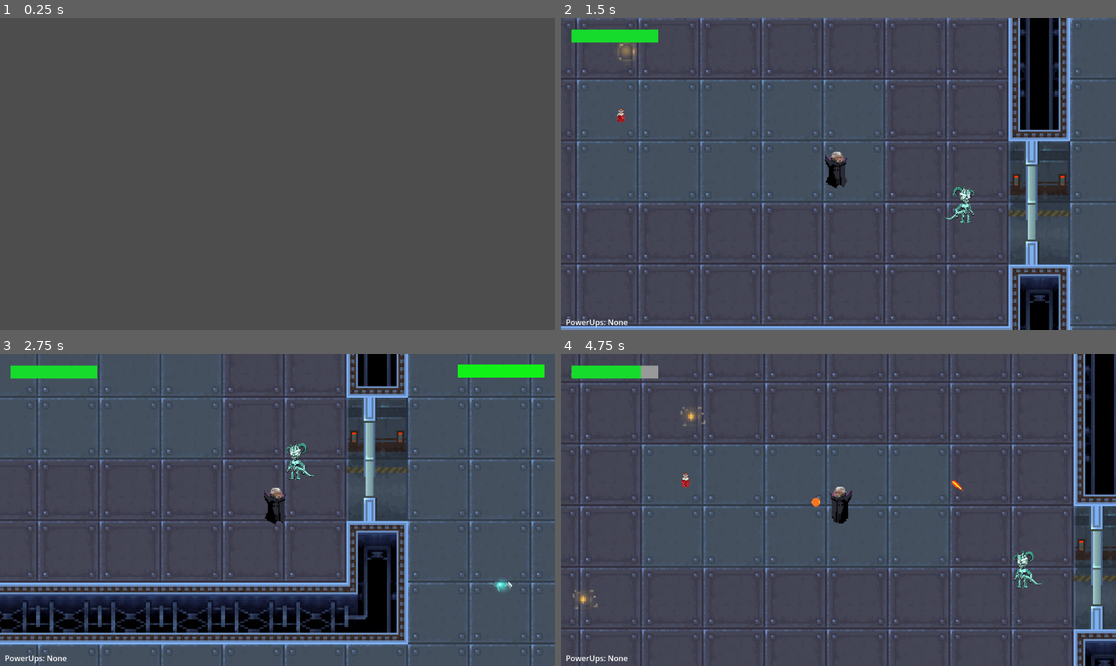
Above: before the commit, frames 1-4 (two rows, left to right).
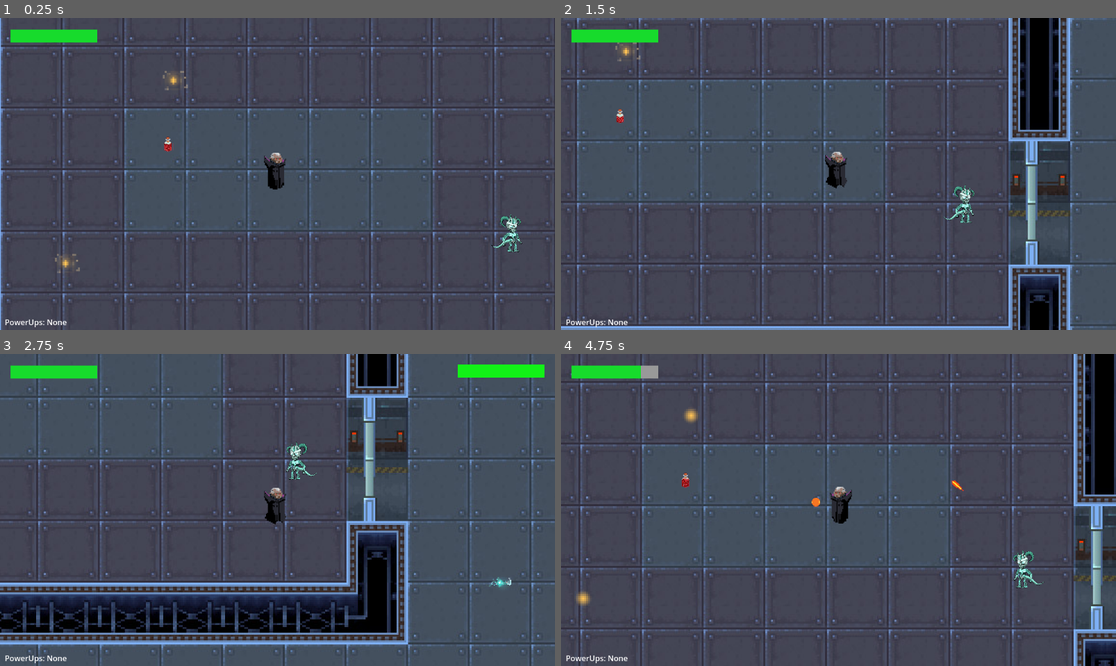
Above: after the commit, the same moments.

Repository: brianxiaodev/bloodmoon
Game: Godot game, scene res://scenes/intro_video.tscn
Same seed, same stepped clock (60 frames per second), same inputs: the game is played once before the commit and once after it. Video files are missing from this copy of the repository; at most half a second of black plays in their place.
Inputs:
- Up to frame 1 (0.25 s): no input
- Up to frame 2 (1.5 s): tap Enter (ui_accept) at 0.5, 0.6, 0.77, 1.07 s; hold Right (ui_right) 0.53-1.28 s; hold Down (ui_down) from 1.28 s (still down); tap Shift (dash) at 1.35 s
- Up to frame 3 (2.75 s): tap Enter (ui_accept) at 1.52, 1.55, 1.82, 2.3 s; release Down (ui_down) at 2.03 s; hold Right (ui_right) from 2.03 s (still down); hold Z (stealth) from 2.03 s (still down)
- Up to frame 4 (4.75 s): release Right (ui_right) at 2.78 s; release Z (stealth) at 2.78 s; hold Up (ui_up) 2.78-3.53 s; tap Enter (ui_accept) at 2.85, 3.02, 3.32, 3.77, 3.8, 4.07, 4.52, 4.55 s; hold Shift (dash) 3.53-4.28 s; hold Left (ui_left) from 3.53 s (still down); tap Space (restart) at 4.15 s; tap Z (stealth) at 4.35 s

The runs differ from the first frame. In frame 1, 13% of the frame differs, in the area x 0-100%, y 0-100%; in frame 2, 0.2%; in frame 3, 0.2%; in frame 4, 0.2%.

Commit message:
working intro video, however label to skip is not showing

Diff:
--- a/scenes/blood_moon.tscn
+++ b/scenes/blood_moon.tscn
@@ -13,6 +13,7 @@
 [ext_resource type="Script" uid="uid://cddyqtwwyroqx" path="res://scripts/ui.gd" id="11_h4ocb"]
 [ext_resource type="PackedScene" uid="uid://cgrps2fgm3jxq" path="res://scenes/healthpotion.tscn" id="12_87vbj"]
 [ext_resource type="PackedScene" uid="uid://b3ald5ngtdkny" path="res://scenes/door.tscn" id="13_8hplf"]
+[ext_resource type="PackedScene" uid="uid://ddda0gc2vxlm5" path="res://scenes/level_2.tscn" id="14_2wlms"]
 
 [node name="Blood Moon" type="Node2D"]
 script = ExtResource("1_3kn01")
@@ -152,3 +153,4 @@
 
 [node name="Door2" parent="." instance=ExtResource("13_8hplf")]
 position = Vector2(1240, -415)
+target_scene = ExtResource("14_2wlms")
--- a/scenes/intro_video.tscn
+++ b/scenes/intro_video.tscn
@@ -13,9 +13,11 @@
 offset_right = 1920.0
 offset_bottom = 1200.0
 stream = ExtResource("1_mgkwl")
+autoplay = true
 script = ExtResource("1_8ofvi")
 
 [node name="Label" type="Label" parent="."]
+z_index = 5
 offset_left = 345.0
 offset_top = 1085.0
 offset_right = 1849.0
--- a/scripts/intro_video.gd
+++ b/scripts/intro_video.gd
@@ -1,12 +1,29 @@
 extends VideoStreamPlayer
 
+@onready var viewport_size = Vector2(get_viewport().size)
 
 # Called when the node enters the scene tree for the first time.
 func _ready() -> void:
-	pass # Replace with function body.
+	if stream:
+		await self.ready
+		var texture = get_video_texture()
+		var video_size = texture.get_size()
+		_fit_video_to_screen(video_size)
 
+func _fit_video_to_screen(video_size: Vector2) -> void:
+	var video_aspect = video_size.x / video_size.y
+	var viewport_aspect = viewport_size.x / viewport_size.y
+	if video_aspect > viewport_aspect:
+		# Video is wider than screen -> fit width
+		scale.x = viewport_size.x / video_size.x
+		scale.y = scale.x
+	else:
+		# Video is taller -> fit height
+		scale.y = viewport_size.y / video_size.y
+		scale.x = scale.y
 
-
+	# Center the video
+	position = (viewport_size - video_size * scale) / 2
 
 
 func _on_finished() -> void:
Not shown: 1 places in scenes/blood_moon.tscn that only renumber resources
